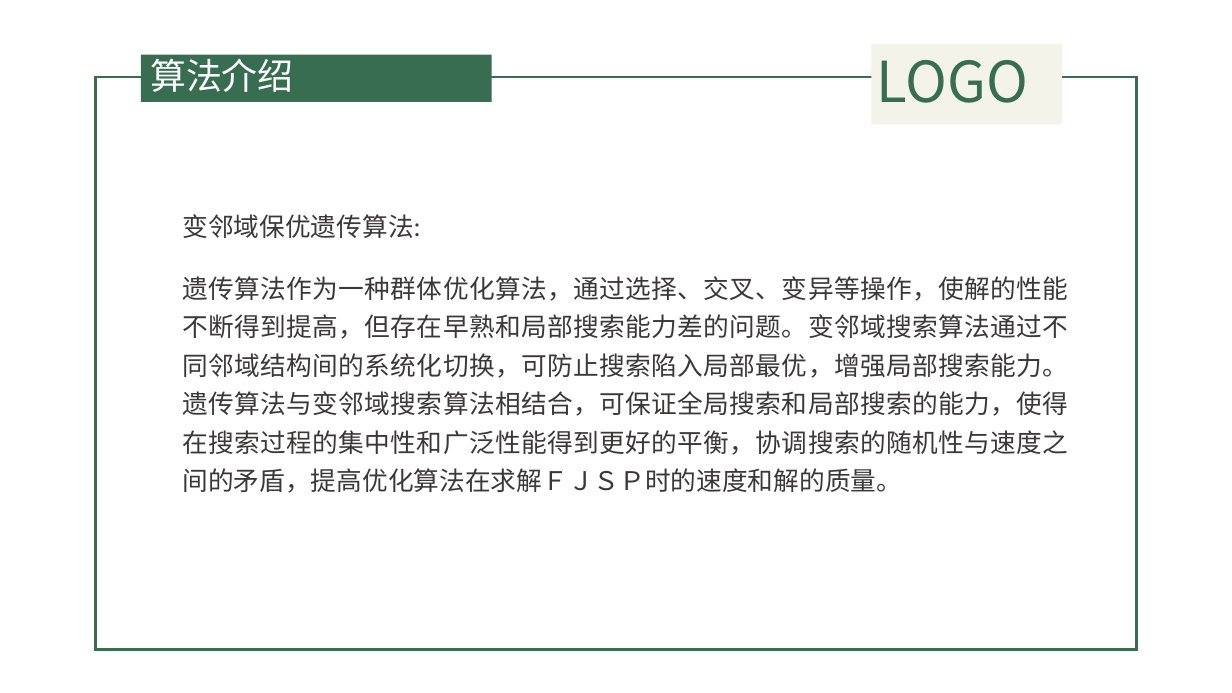
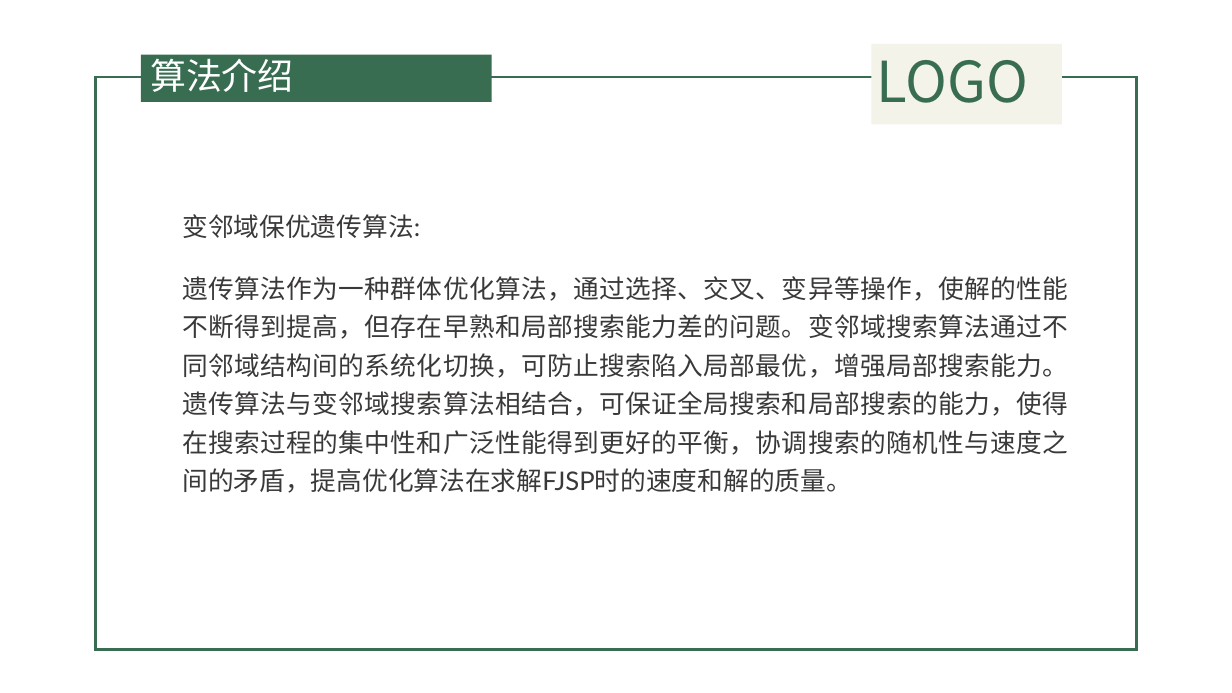
Before and after one commit to QuanQuan6/copy2, a slide deck: slide 6 of 遗传算法.pptx. Drawn at 1232x693 pixels with LibreOffice and Linux fonts; fonts in the diff are those of the drawing; background and template pictures are left out. Boxes give left, top, right and bottom in pixels: in the first picture for what was removed or moved away, otherwise in the second. Text is boxed around its words. In the diff, an @@ line names an element or a change of style, - is before the commit and + after.

```diff
--- a/遗传算法.pptx
+++ b/遗传算法.pptx
@@ text at [182, 276, 1068, 493]: text changed @@
-遗传算法作为一种群体优化算法，通过选择、交叉、变异等操作，使解的性能不断得到提高，但存在早熟和局部搜索能力差的问题。变邻域搜索算法通过不同邻域结构间的系统化切换，可防止搜索陷入局部最优，增强局部搜索能力。遗传算法与变邻域搜索算法相结合，可保证全局搜索和局部搜索的能力，使得在搜索过程的集中性和广泛性能得到更好的平衡，协调搜索的随机性与速度之间的矛盾，提高优化算法在求解ＦＪＳＰ时的速度和解的质量。
+遗传算法作为一种群体优化算法，通过选择、交叉、变异等操作，使解的性能不断得到提高，但存在早熟和局部搜索能力差的问题。变邻域搜索算法通过不同邻域结构间的系统化切换，可防止搜索陷入局部最优，增强局部搜索能力。遗传算法与变邻域搜索算法相结合，可保证全局搜索和局部搜索的能力，使得在搜索过程的集中性和广泛性能得到更好的平衡，协调搜索的随机性与速度之间的矛盾，提高优化算法在求解FJSP时的速度和解的质量。
```
Also in this commit, not shown: 9 other slides changed, 8 slides added, 9 slides removed, 44 other files.
